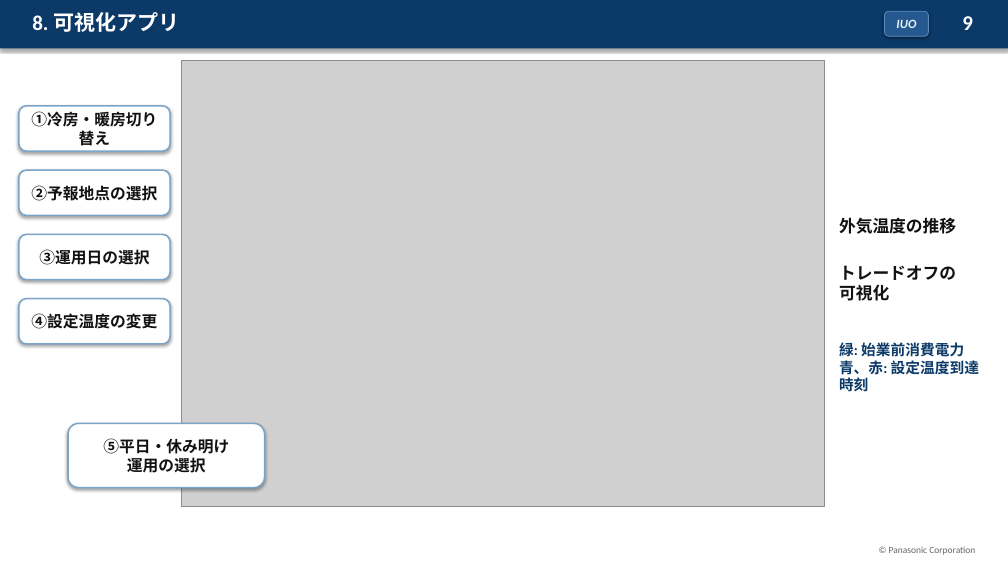
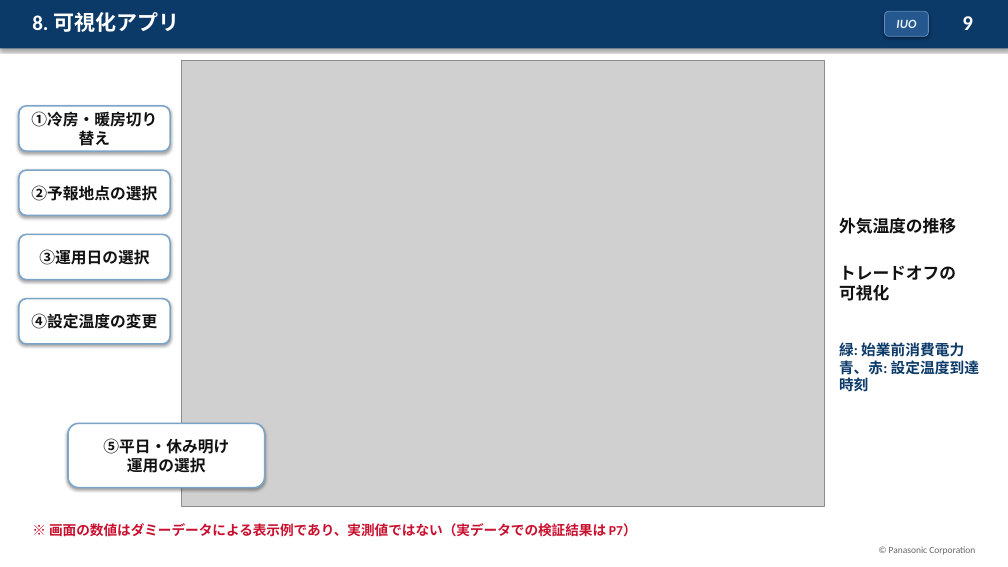
Before and after one commit to koshikai/koshikai, a slide deck: slide 9 of public/slides/hvac-precooling-slides.pptx. Drawn at 1008x567 pixels with LibreOffice and Linux fonts; fonts in the diff are those of the drawing; grey boxes stand for pictures. Boxes give left, top, right and bottom in pixels: in the first picture for what was removed or moved away, otherwise in the second. Text is boxed around its words. In the diff, an @@ line names an element or a change of style, - is before the commit and + after.

```diff
--- a/public/slides/hvac-precooling-slides.pptx
+++ b/public/slides/hvac-precooling-slides.pptx
@@ text added at (49,523,637,537), 13 pt, text #C8102E, bold @@
+※ 画面の数値はダミーデータによる表示例であり、実測値ではない（実データでの検証結果は P7）
```
Also in this commit, not shown: 5 other slides changed, 2 other files.
